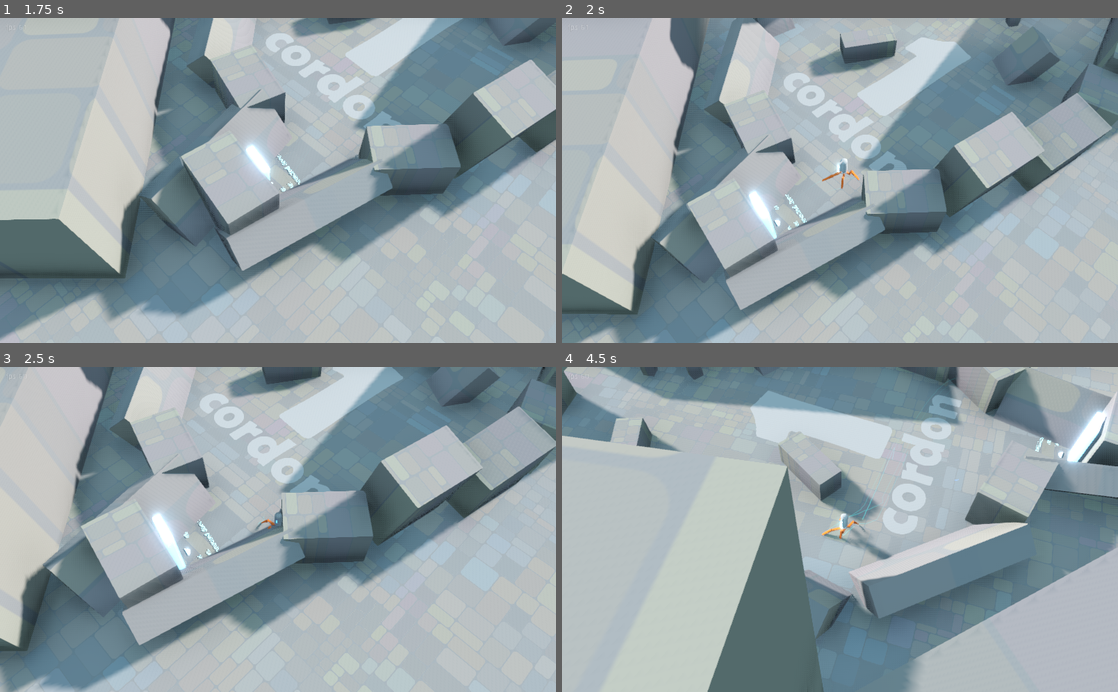
Above: before the commit, frames 1-4 (two rows, left to right).
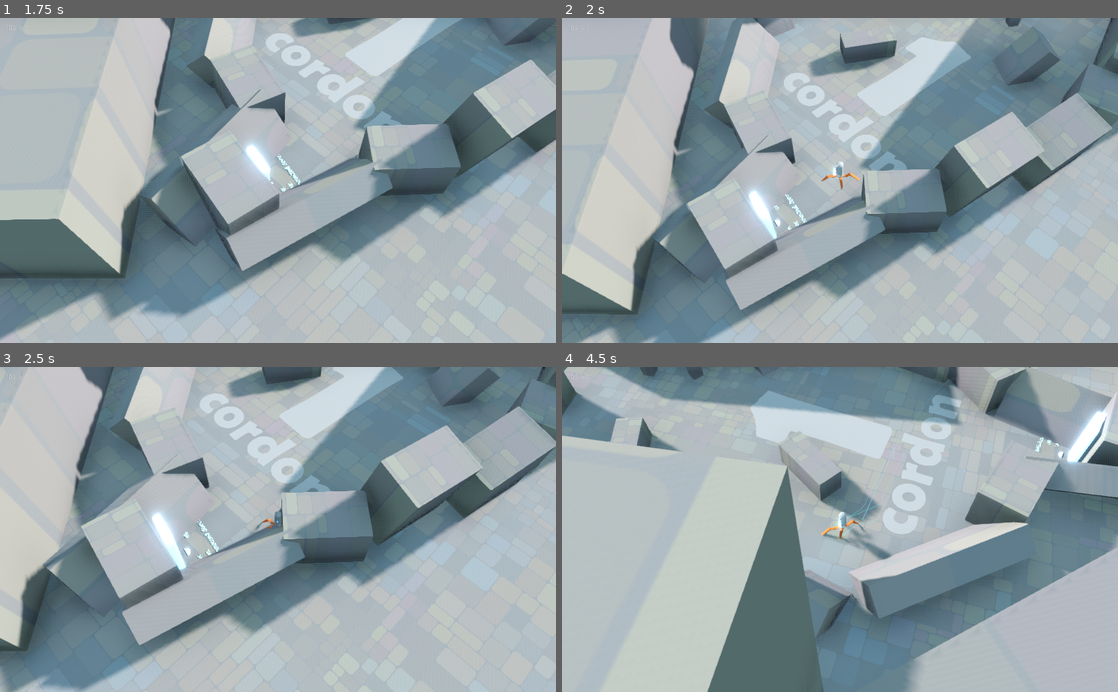
Above: after the commit, the same moments.

Repository: ioxu/key
Game: Godot game, scene res://scenes/splash.tscn
Same seed, same stepped clock (60 frames per second), same inputs: the game is played once before the commit and once after it.
Inputs (mouse positions are in pixels of both pictures, inside the frame that each line leads up to):
- Up to frame 1 (1.75 s): tap X at 0.5 s; move the mouse to (400, 164) at 0.52 s; hold D (move_right) 0.53-1.28 s; hold Left (camera_rotate_left) 0.53-1.28 s; click (400, 164) at 0.67 s; tap Space (jump) at 0.77, 1.25, 1.52 s; move the mouse to (166, 196) at 1.27 s; hold S (move_down) from 1.28 s (still down); tap Right (camera_rotate_right) at 1.35 s
- Up to frame 2 (2 s): keep holding S (move_down)
- Up to frame 3 (2.5 s): move the mouse to (333, 458) at 2.02 s; release S (move_down) at 2.03 s; hold D (move_right) from 2.03 s (still down); click (333, 458) at 2.1 s
- Up to frame 4 (4.5 s): move the mouse to (812, 594) at 2.77 s; release D (move_right) at 2.78 s; hold W (move_up) 2.78-3.53 s; tap Left (camera_rotate_left) at 2.85 s; click (812, 594) at 2.92 s; tap Space (jump) at 3.02, 3.77 s; move the mouse to (1006, 578) at 3.52 s; hold Right (camera_rotate_right) 3.53-4.28 s; hold A (move_left) from 3.53 s (still down); move the mouse to (673, 480) at 4.27 s; click (673, 480) at 4.35 s

Frame 1 is identical in both runs. In frame 2, 0.2% of the frame differs, in the area x 38-54%, y 43-69%; in frame 3, less than 0.1%; in frame 4, 0.2%, in the area x 0-100%, y 1-100%.

Commit message:
camera lookahead interpolation uses harmonic motion added v3 and v2 forms for hamornic motion calculate resolves #27

Diff:
--- a/data/scripts/harmonic_motion.gd
+++ b/data/scripts/harmonic_motion.gd
@@ -18,14 +18,28 @@
 
 
 func calculate( state: float = 0.0, velocity: float = 0.0, targetState: float = 0.0, springMotionParams = DampenedSpringMotionParams ):
-#func calculate( state: float = 0.0, targetState: float = 0.0, springMotionParams = DampenedSpringMotionParams ):
+	# float form
 	var oldPos = state - targetState # update in equilibrium relative space
 	var oldVel = velocity
 
 	state = oldPos * springMotionParams.PosPosCoef + oldVel * springMotionParams.PosVelCoef + targetState
 	velocity = oldPos * springMotionParams.VelPosCoef + oldVel * springMotionParams.VelVelCoef
 	return [state, velocity]
-	#return state
+
+
+func calculate_v2(state: Vector2 = Vector2.ZERO, velocity: Vector2 = Vector2.ZERO, targetState: Vector2 = Vector2.ZERO, springMotionParams = DampenedSpringMotionParams ):
+	# Vector2 form
+	var x = calculate( state.x, velocity.x, targetState.x, springMotionParams )
+	var y = calculate( state.y, velocity.y, targetState.y, springMotionParams )
+	return [Vector2( x[0], y[0] ), Vector2( x[1], y[1] )]
+
+
+func calculate_v3(state: Vector3 = Vector3.ZERO, velocity: Vector3 = Vector3.ZERO, targetState: Vector3 = Vector3.ZERO, springMotionParams = DampenedSpringMotionParams ):
+	# Vector3 form
+	var x = calculate( state.x, velocity.x, targetState.x, springMotionParams )
+	var y = calculate( state.y, velocity.y, targetState.y, springMotionParams )
+	var z = calculate( state.z, velocity.z, targetState.z, springMotionParams )
+	return [Vector3( x[0], y[0], z[0] ), Vector3( x[1], y[1], z[1] )]
 
 
 func CalcDampedSpringMotionParams( dampingRatio: float = 0.0, angularFrequency: float = 0.0  ):
--- a/scenes/player/Controller.gd
+++ b/scenes/player/Controller.gd
@@ -1,5 +1,7 @@
 extends Spatial
 # player controller
+
+const harmonic_motion_lib = preload("res://data/scripts/harmonic_motion.gd")
 
 export(NodePath) var PlayerPath  = ""
 export(NodePath) var CameraPath  = ""
@@ -41,13 +43,24 @@
 onready var toe_3_initial_position = toe_3_node.transform.origin
 onready var toe_4_initial_position = toe_4_node.transform.origin
 
-# lookahead
+
+# camera lookahead
+enum CAMERA_LOOKAHEAD_INTERP_MODE {linear, harmonic}
+export(CAMERA_LOOKAHEAD_INTERP_MODE) var camera_interpolation_mode = CAMERA_LOOKAHEAD_INTERP_MODE.harmonic
+export(float) var camera_lookahead_harmonic_damping := 0.85 setget set_camera_lookahead_harmonic_spring_damping
+export(float) var camera_lookahead_harmonic_angular_frequency := 2.5 setget set_camera_lookahead_harmonic_spring_frequency
+var c_la_hv = Vector3.ZERO # camera lookahead harmonic velocity
+var camera_lookahead_harmonic_motion = harmonic_motion_lib.new()
+var camera_lookahead_harmonic_parms
+
 var camera_lookahead_factor = 0.0
 var camera_lookahead_direction : Vector3 # keep normalised
 var camera_lookahead_direction_actual : Vector3
 var camera_lookahead_factor_actual = 0.0
 const CAMERA_LOOKAHEAD_DISTANCE = 5.5#7.5
 
+
+# character motion
 var direction := Vector3.ZERO
 var last_direction := Vector3.ZERO
 var camera_rotation
@@ -72,11 +85,17 @@
 
 enum ROTATION_INPUT{MOUSE, JOYSTICK, MOVE_DIR}
 
+
 func _ready():
 	# avoid taking any input that is dribbled over from before the node is ready
 	set_process(false)
 	yield(get_tree().create_timer(0.25), "timeout")
 	set_process(true)
+
+	if camera_interpolation_mode == CAMERA_LOOKAHEAD_INTERP_MODE.harmonic:
+		camera_lookahead_harmonic_parms = camera_lookahead_harmonic_motion.CalcDampedSpringMotionParams( camera_lookahead_harmonic_damping,
+																	camera_lookahead_harmonic_angular_frequency )
+
 
 func _unhandled_input(event):
 	# mesh rotaion with joystick
@@ -133,6 +152,21 @@
 			var rot = atan2(av.y,av.x)
 			rot += camera_base.get_rotation().y
 			return Vector3(1.0,0.0,0.0).rotated( Vector3.UP, rot )
+
+
+func set_camera_lookahead_harmonic_spring_damping( damp: float = 0.0 ):
+	camera_lookahead_harmonic_damping = damp
+	_upadate_camera_lookahead_harmonic_motion_params()
+
+
+func set_camera_lookahead_harmonic_spring_frequency( freq: float = 0.0 ):
+	camera_lookahead_harmonic_angular_frequency = freq
+	_upadate_camera_lookahead_harmonic_motion_params()
+
+
+func _upadate_camera_lookahead_harmonic_motion_params() -> void:
+	camera_lookahead_harmonic_parms = camera_lookahead_harmonic_motion.CalcDampedSpringMotionParams( camera_lookahead_harmonic_damping,
+																							camera_lookahead_harmonic_angular_frequency )
 
 
 func rotate_mesh( event_data, input_method ):
@@ -162,9 +196,6 @@
 				meshinstance.rotate_y( rot_y )
 
 
-
-
-
 func magnitude(vector):
 	if typeof(vector) == typeof(Vector2()):
 		return sqrt(vector.x*vector.x + vector.y*vector.y)
@@ -259,7 +290,6 @@
 	# /IK LEGS HIPS AND TOES
 	############################################################################
 	############################################################################
-
 
 
 func _physics_process(dt):
@@ -300,13 +330,23 @@
 		current_vertical_speed.y = 0.0
 		is_airborne = false
 
-	# dolly
+	# camera dolly
 	actual_zoom = lerp(actual_zoom, zoom_factor, dt * zoom_speed)
 	camera_boom.translation = Vector3(0.0, 0.0, actual_zoom)
 
-	# lookahead
-	camera_lookahead_factor_actual = lerp(camera_lookahead_factor_actual, camera_lookahead_factor, dt * 3.0 )
-	camera_lookahead_direction_actual = camera_lookahead_direction_actual.linear_interpolate(camera_lookahead_direction, dt * 1.5)
-	camera_root.transform.origin = camera_lookahead_direction_actual * camera_lookahead_factor_actual * CAMERA_LOOKAHEAD_DISTANCE
+	# camera lookahead
+	var co = Vector3.ZERO
+	if camera_interpolation_mode == CAMERA_LOOKAHEAD_INTERP_MODE.linear:
+		camera_lookahead_factor_actual = lerp(camera_lookahead_factor_actual, camera_lookahead_factor, dt * 3.0 )
+		camera_lookahead_direction_actual = camera_lookahead_direction_actual.linear_interpolate(camera_lookahead_direction, dt * 1.5)
+		co = camera_lookahead_direction_actual * camera_lookahead_factor_actual * CAMERA_LOOKAHEAD_DISTANCE
+	elif camera_interpolation_mode == CAMERA_LOOKAHEAD_INTERP_MODE.harmonic:
+		var target = camera_lookahead_direction * camera_lookahead_factor * CAMERA_LOOKAHEAD_DISTANCE
+		co = camera_lookahead_harmonic_motion.calculate_v3( camera_root.transform.origin, c_la_hv, target, camera_lookahead_harmonic_parms )
+		c_la_hv = co[1]
+		co = co[0]
+
+	camera_root.transform.origin = co
+
 
 	additional_force = Vector3.ZERO
--- a/scenes/player/player.gd
+++ b/scenes/player/player.gd
@@ -11,7 +11,7 @@
 #export (NodePath) var spawn_point
 
 export var recoil_time := 0.0 # animated by recoil_animplayer
-var recoil_magnitude := 0.85#0.65#0.35
+var recoil_magnitude := 0.65#0.65#0.35
 
 onready var body = $MeshInstance
 onready var body_initial_position = body.transform.origin
@@ -97,7 +97,7 @@
 func _on_weapon_fire(weapon) -> void:
 	# recoil
 	$recoil_animplayer.stop()
-	$recoil_animplayer.play("recoil_time_animation", -1, 3.5)#5.0) #7.5)
+	$recoil_animplayer.play("recoil_time_animation", -1, 5.0)#3.5)#5.0) #7.5)
 	# force
 	$Controller.additional_force += -current_wepon.bullet_spawner.global_transform.basis.z.normalized() * weapon.fire_kickback
 	_stats.times_fired_weapon += 1
--- a/scenes/player/player.tscn
+++ b/scenes/player/player.tscn
@@ -66,7 +66,6 @@
 collision_layer = 2147483649
 collision_mask = 2070
 script = ExtResource( 5 )
-recoil_time = 0.445491
 
 [node name="recoil_animplayer" type="AnimationPlayer" parent="."]
 anims/recoil_time_animation = SubResource( 1 )
